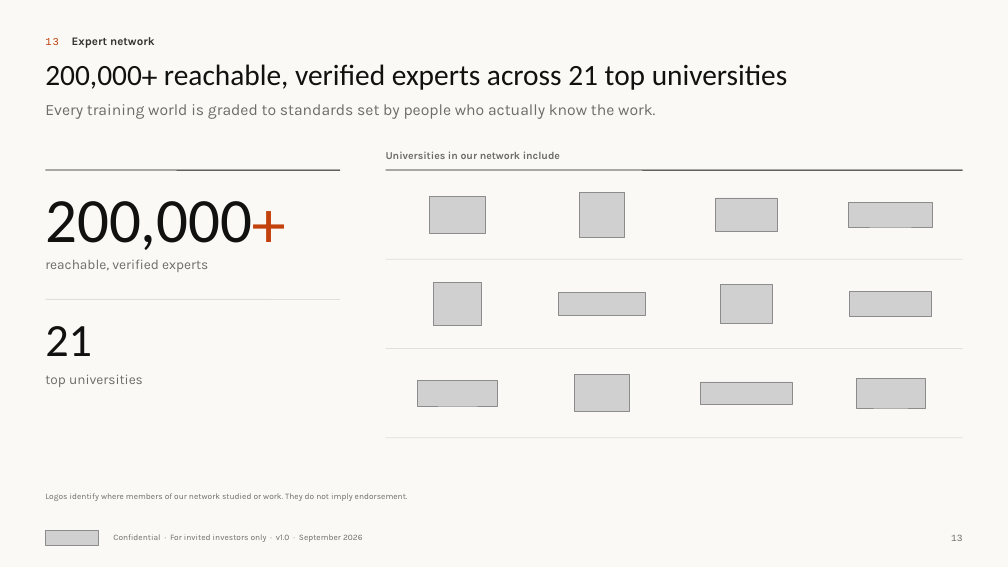
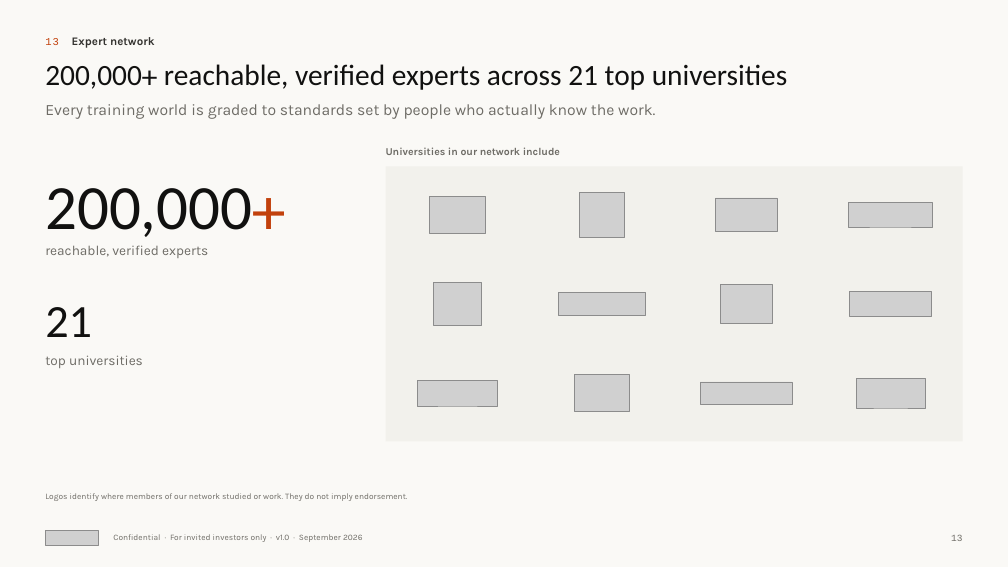
Before and after one commit to wangchen0802/Delta1, a slide deck: slide 13 of SimReal-Seed-Deck-EN.pptx. Drawn at 1008x567 pixels with LibreOffice and Linux fonts; fonts in the diff are those of the drawing; grey boxes stand for pictures. Boxes give left, top, right and bottom in pixels: in the first picture for what was removed or moved away, otherwise in the second. Text is boxed around its words. In the diff, an @@ line names an element or a change of style, - is before the commit and + after.

```diff
--- a/SimReal-Seed-Deck-EN.pptx
+++ b/SimReal-Seed-Deck-EN.pptx
@@ text "Universities in our network include": place and size @@
-text "Universities in our network include" at box(386, 151, 560, 159)
+text "Universities in our network include" at box(386, 147, 560, 155)
@@ text "200,000+": place and size @@
-text "200,000+" at box(45, 201, 285, 250)
+text "200,000+" at box(45, 188, 285, 237)
@@ line removed from (45, 170) to (340, 170) @@
@@ line removed from (386, 170) to (963, 170) @@
@@ rectangle added at box(386, 166, 963, 442), fill #F2F1EC @@
@@ text "reachable, verified experts": place and size @@
-text "reachable, verified experts" at box(45, 259, 208, 272)
+text "reachable, verified experts" at box(45, 245, 208, 258)
@@ text "21": place and size @@
-text "21" at box(45, 326, 92, 356)
+text "21" at box(45, 307, 92, 337)
@@ line removed from (45, 299) to (340, 299) @@
@@ text "top universities": place and size @@
-text "top universities" at box(45, 374, 143, 387)
+text "top universities" at box(45, 355, 143, 368)
@@ line removed from (386, 349) to (963, 349) @@
```
Also in this commit, not shown: 16 other slides changed, 4 other files.
